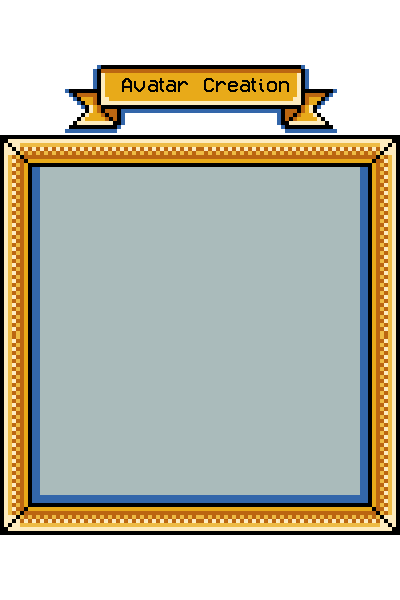
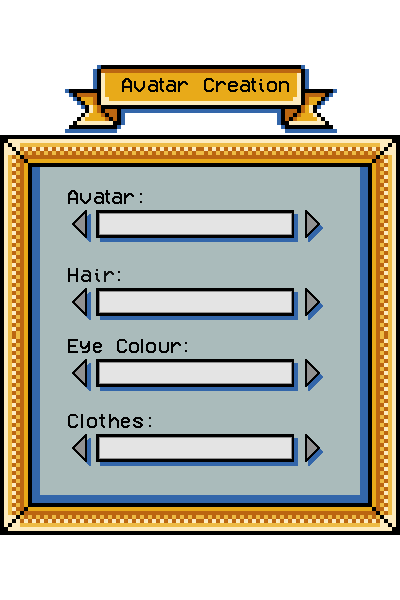
Revision of a layered 400 x 600 image; what changed, layer by layer:
hid "Layer 5" over bbox(68, 190, 323, 466)
